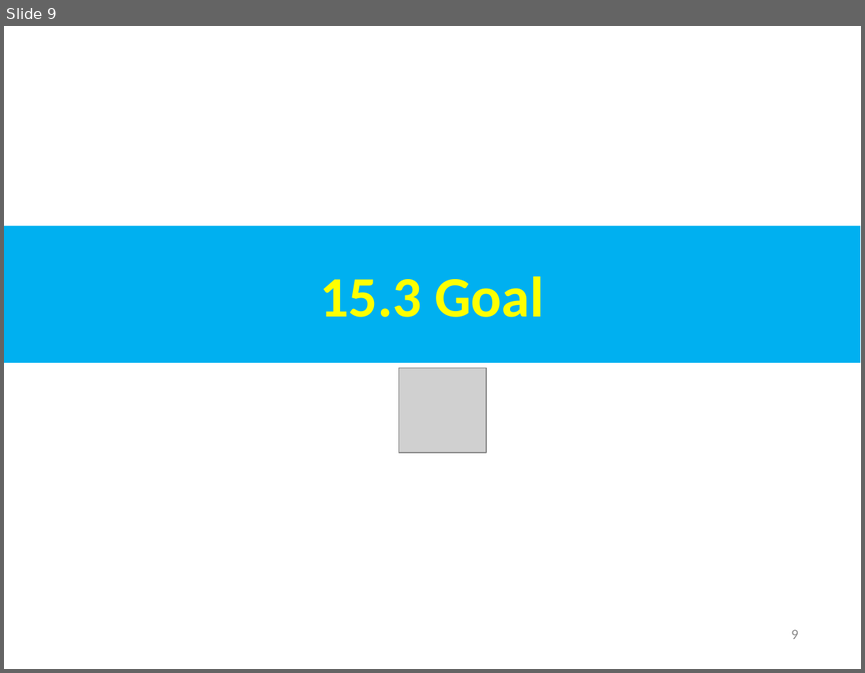
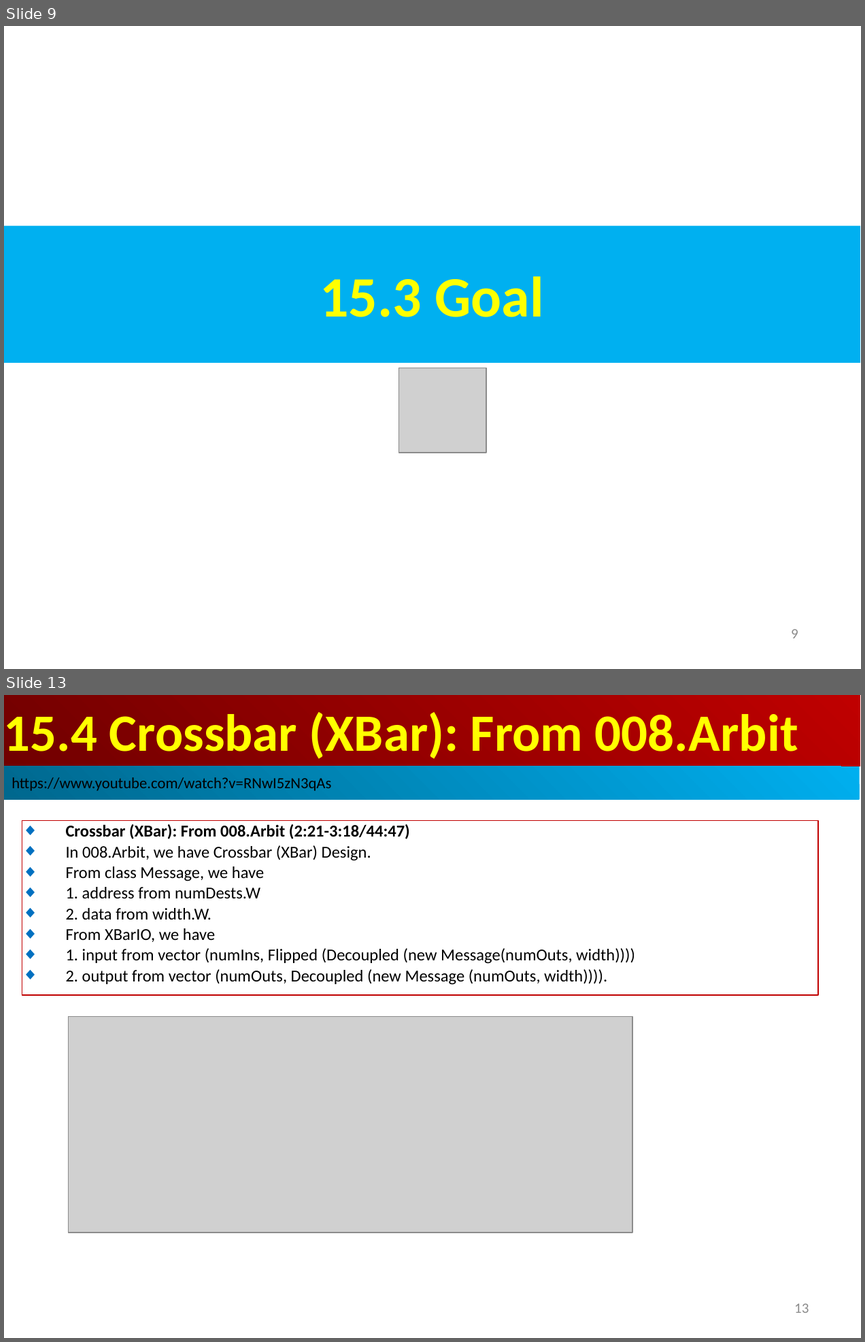
Before and after one commit to peterhchen/AIU_CS800_Chisel, a slide deck: 500_UCSC_HWD/015_Network/000_Video/015.Network.ppt. Shown one above the other, each under a label of ours: slide 9 before the commit, slides 9 and 13 after it; the slides between them are not shown. The pictures are 865x673 and 865x1342 pixels, drawn with LibreOffice and Linux fonts; fonts in the diff are those of the drawing; grey boxes stand for pictures. Boxes give left, top, right and bottom in pixels: in the first picture for what was removed or moved away, otherwise in the second. Text is boxed around its words. In the diff, an @@ line names an element or a change of style, - is before the commit and + after.

```diff
--- a/500_UCSC_HWD/015_Network/000_Video/015.Network.ppt
+++ b/500_UCSC_HWD/015_Network/000_Video/015.Network.ppt
@@ slide 13 added at (4,695,861,1338), background #FFFFFF @@
@@ rectangle added at (4,695,860,766), fill gradient #BF0000 to #710000, 44 pt, text #FFFF00, bold @@
+15.4 Crossbar (XBar): From 008.Arbit
@@ rectangle added at (4,766,859,800), fill gradient #00AFEF to #00688E, 13 pt, text #000000 @@
+https://www.youtube.com/watch?v=RNwI5zN3qAs
@@ rectangle added at (22,820,818,995), outline #C00000 0.74 pt, 14 pt, text #000000 @@
+◆ Crossbar (XBar): From 008.Arbit (2:21-3:18/44:47)
+◆ In 008.Arbit, we have Crossbar (XBar) Design.
+◆ From class Message, we have
+◆ 1. address from numDests.W
+◆ 2. data from width.W.
+◆ From XBarIO, we have
+◆ 1. input from vector (numIns, Flipped (Decoupled (new Message(numOuts, width))))
+◆ 2. output from vector (numOuts, Decoupled (new Message (numOuts, width)))).
@@ picture added at (68,1016,632,1232) @@
@@ page number added at (794,1303,808,1312), 12 pt, text #8B8B8B @@
+13
```
Also in this commit, not shown: 5 slides changed, 9 other slides added, 1 slide removed.
